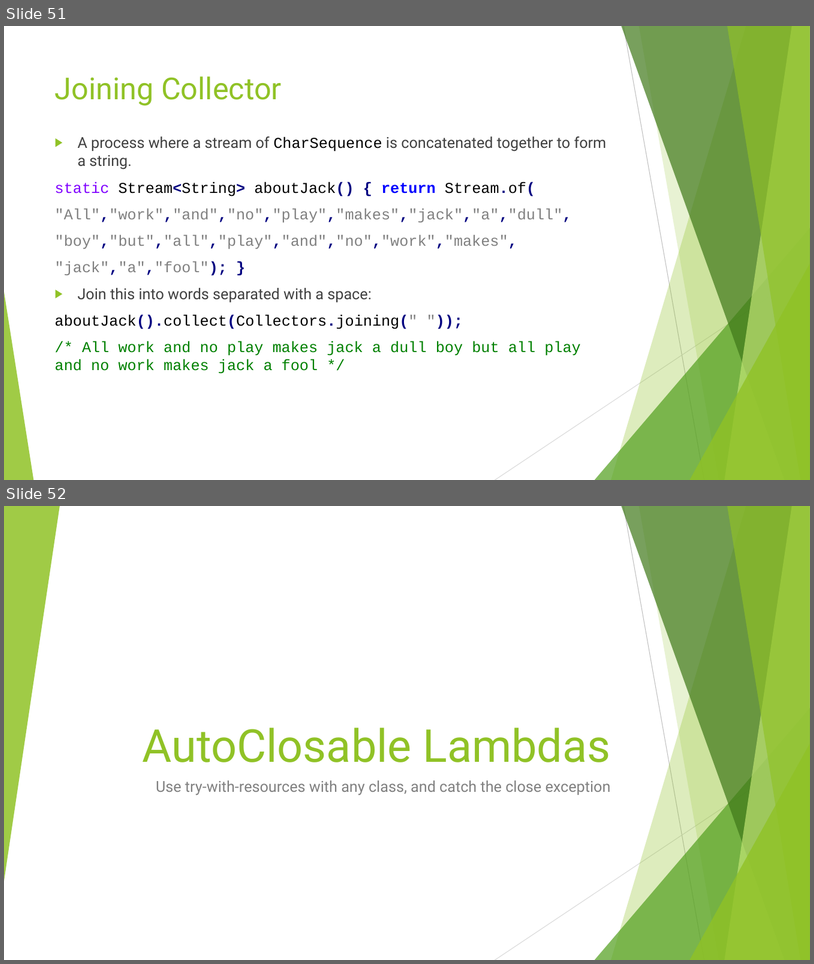
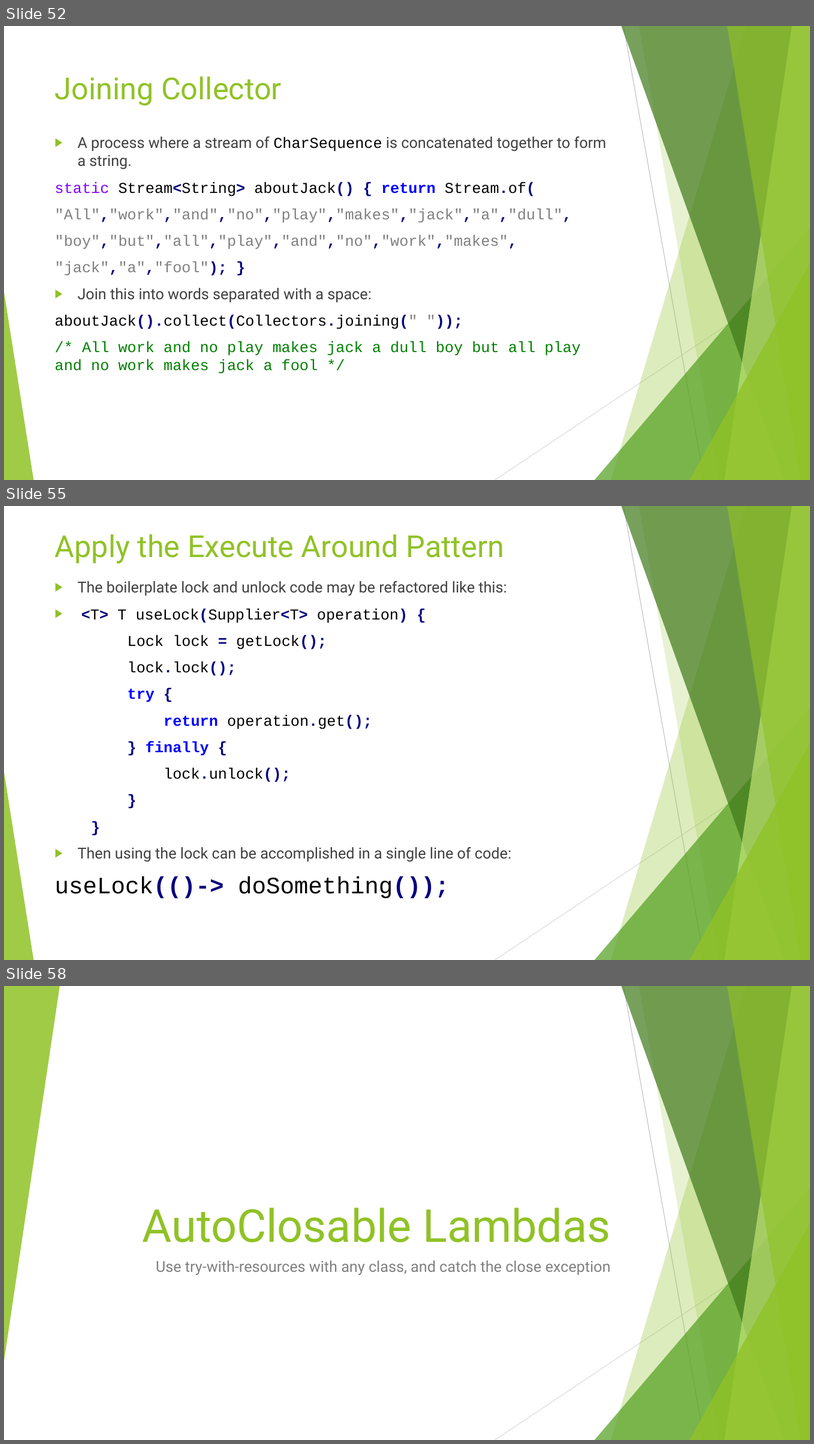
Before and after one commit to RichardRoda/2017-CodePaLOUsa-Lambda, a slide deck: Learning to Love the Lambda in the Stream.pptx. Shown one above the other, each under a label of ours: slides 51 and 52 before the commit, slides 52, 55 and 58 after it; the slides between them are not shown. The pictures are 814x964 and 814x1444 pixels, drawn with LibreOffice and Linux fonts; fonts in the diff are those of the drawing. Boxes give left, top, right and bottom in pixels: in the first picture for what was removed or moved away, otherwise in the second. Text is boxed around its words. In the diff, an @@ line names an element or a change of style, - is before the commit and + after.

```diff
--- a/Learning to Love the Lambda in the Stream.pptx
+++ b/Learning to Love the Lambda in the Stream.pptx
@@ slide 55 added at (4, 506, 810, 960), background #FFFFFF; not listed: 10 template elements that a slide beside it also shows @@
@@ title added at (55, 534, 504, 564), 36 pt, text #90C226 @@
+Apply the Execute Around Pattern
@@ text added at (55, 581, 512, 898), 18 pt, text #404040 @@
+▶ The boilerplate lock and unlock code may be refactored like this:
+▶ <T> T useLock(Supplier<T> operation) {
+Lock lock = getLock();
+lock.lock();
+try {
+return operation.get();
+} finally {
+lock.unlock();
+}
+}
+▶ Then using the lock can be accomplished in a single line of code:
+useLock(()-> doSomething());
@@ what was slide 51 is now slide 52 @@
@@ what was slide 52 is now slide 58 @@
```
Also in this commit, not shown: 12 slides changed, 6 other slides added, 1 slide removed, 1 other file.
